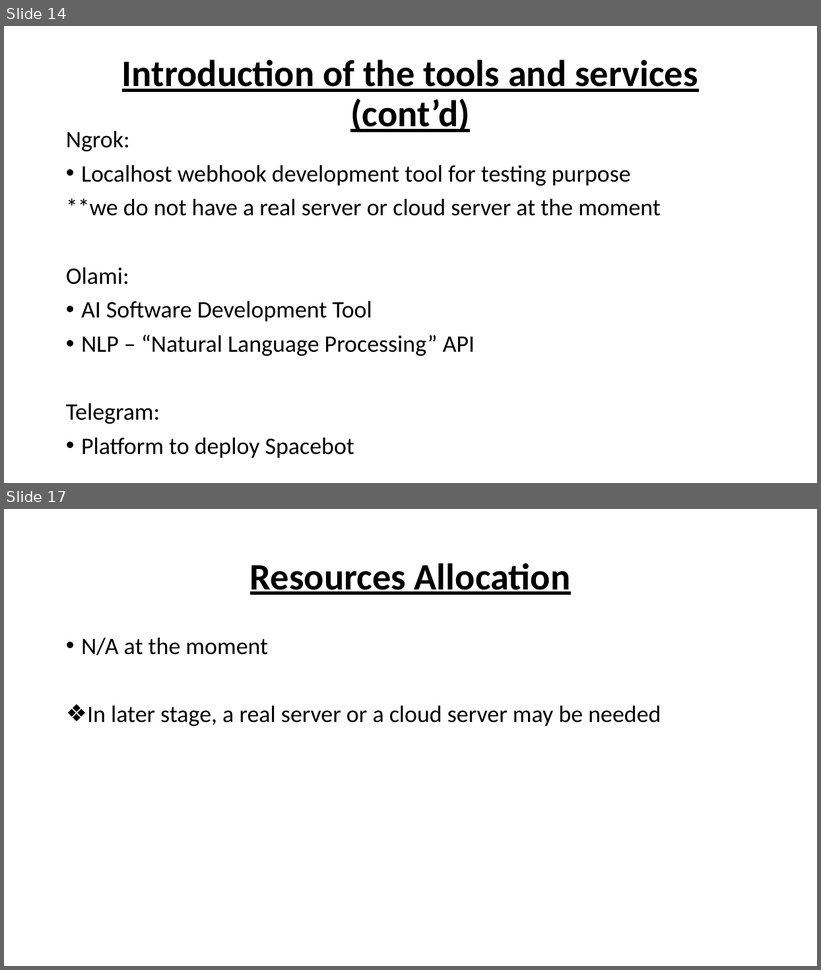
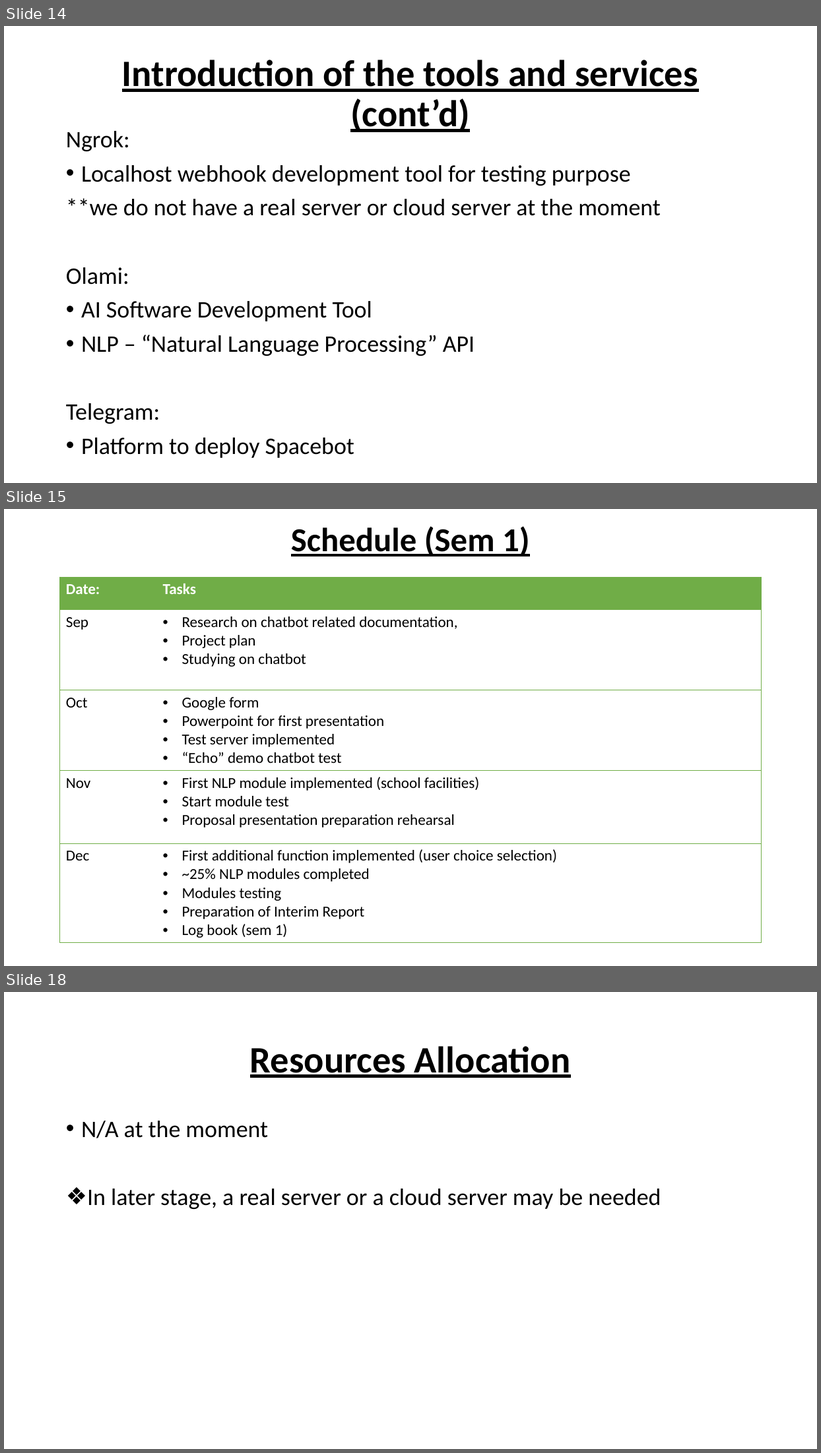
Before and after one commit to casey46ckc/Asso-yr2-FYP, a slide deck: fyp powerpoint/Fyp_revised_v1.1.pptx. Shown one above the other, each under a label of ours: slides 14 and 17 before the commit, slides 14, 15 and 18 after it; the slides between them are not shown. The pictures are 821x970 and 821x1453 pixels, drawn with LibreOffice and Linux fonts; fonts in the diff are those of the drawing; background and template pictures are left out. Boxes give left, top, right and bottom in pixels: in the first picture for what was removed or moved away, otherwise in the second. Text is boxed around its words. In the diff, an @@ line names an element or a change of style, - is before the commit and + after.

```diff
--- a/fyp powerpoint/Fyp_revised_v1.1.pptx
+++ b/fyp powerpoint/Fyp_revised_v1.1.pptx
@@ slide 15 added at (4, 509, 817, 966), background picture (left out) @@
@@ title added at (291, 526, 530, 557), 39.6 pt, text #000000, bold, underline @@
+Schedule (Sem 1)
@@ table added at (60, 577, 762, 941), 5 rows, 2 columns @@
+Date: | Tasks
+Sep | Research on chatbot related documentation, / Project plan / Studying on chatbot
+Oct | Google form / Powerpoint for first presentation / Test server implemented / “Echo” demo chatbot test
+Nov | First NLP module implemented (school facilities) / Start module test / Proposal presentation preparation rehearsal
+Dec | First additional function implemented (user choice selection) / ~25% NLP modules completed / Modules testing / Preparation of Interim Report / Log book (sem 1)
@@ what was slide 17 is now slide 18 @@
```
Also in this commit, not shown: 2 slides changed, 1 other slide added, 1 slide removed, 3 other files.
